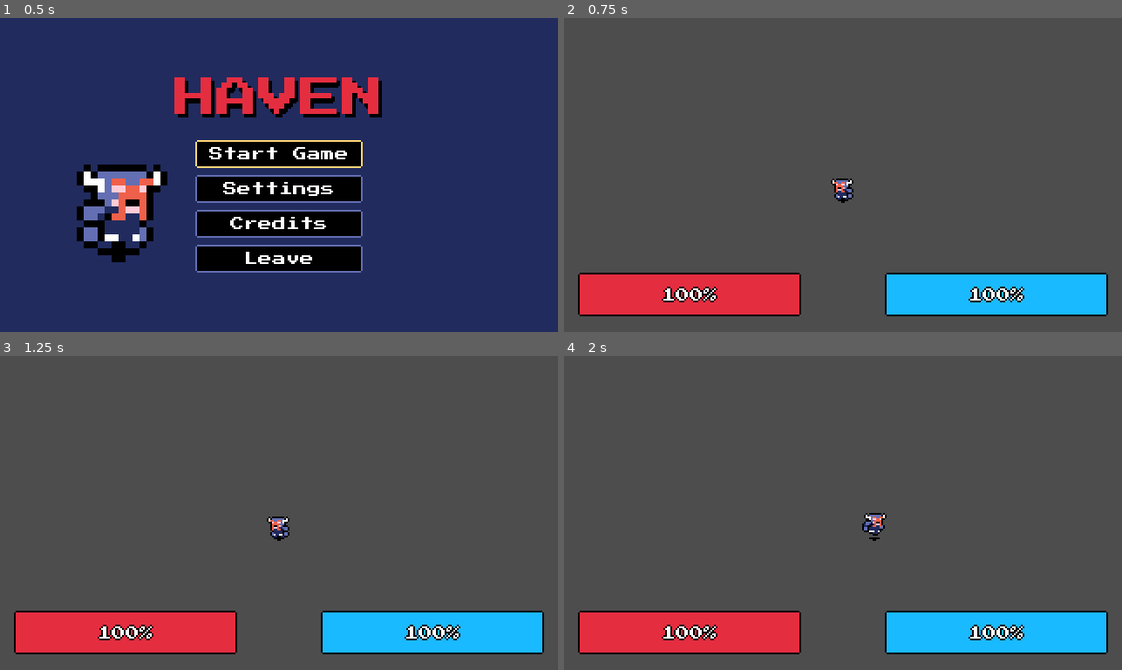
Above: before the commit, frames 1-4 (two rows, left to right).
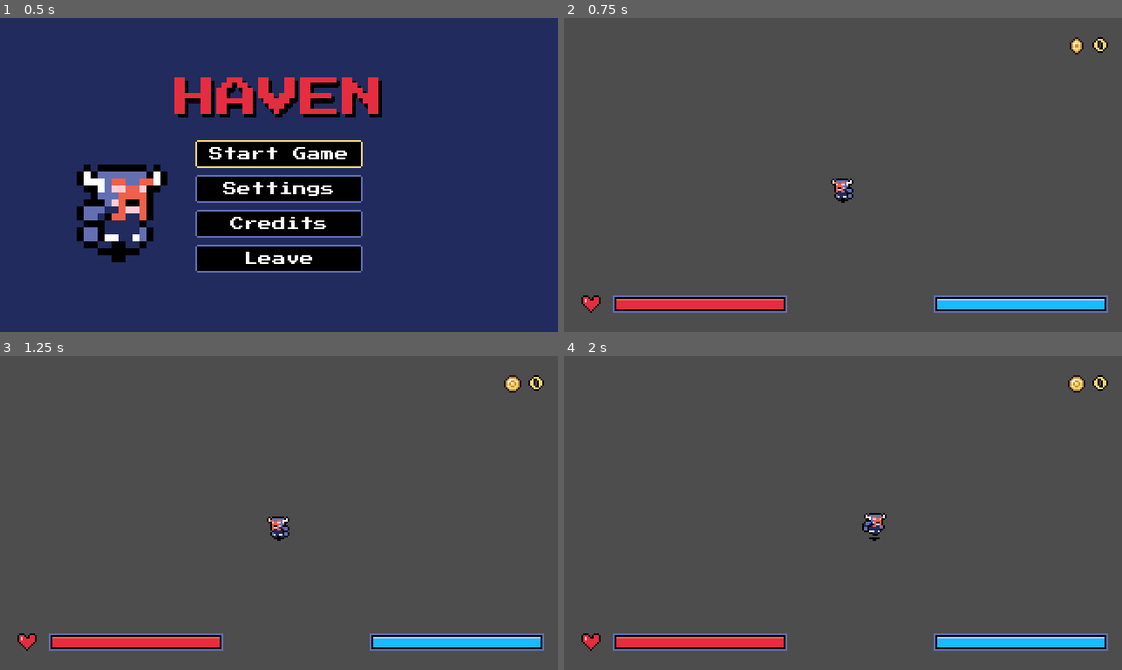
Above: after the commit, the same moments.

Repository: DaEpickid540/haven-2026
Game: Godot game, scene res://Scenes/main_menu.tscn
Two runs of this game, one before a commit and one after it. Both use one fixed random seed, a clock stepped at 60 frames per second and the inputs below.
Inputs:
- Up to frame 1 (0.5 s): no input
- Up to frame 2 (0.75 s): click "Start Game" at 0.5 s
- Up to frame 3 (1.25 s): no input
- Up to frame 4 (2 s): hold Right (right) from 1.28 s (still down); tap X (dash) at 1.35 s

Frame 1 is identical in both runs. In frame 2, 9.5% of the frame differs, in the area x 2-98%, y 6-95%; in frame 3, 9.6%; in frame 4, 9.6%.

Commit message:
Restyle bars
Added dash and health bar
added heart icon

Diff:
--- a/Assets/Fonts/pixel_theme.tres
+++ b/Assets/Fonts/pixel_theme.tres
@@ -136,41 +136,31 @@
 
 [sub_resource type="StyleBoxFlat" id="bar_background"]
 bg_color = Color(0.12941, 0.16863, 0.36863, 1)
-border_width_left = 1
-border_width_top = 1
-border_width_right = 1
-border_width_bottom = 1
-border_color = Color(0, 0, 0, 1)
-corner_radius_top_left = 2
-corner_radius_top_right = 2
-corner_radius_bottom_right = 2
-corner_radius_bottom_left = 2
 anti_aliasing = false
 
 [sub_resource type="StyleBoxFlat" id="bar_fill_health"]
 bg_color = Color(0.89804, 0.17647, 0.25098, 1)
-border_width_left = 1
-border_width_top = 1
-border_width_right = 1
-border_width_bottom = 1
-border_color = Color(0, 0, 0, 1)
-corner_radius_top_left = 2
-corner_radius_top_right = 2
-corner_radius_bottom_right = 2
-corner_radius_bottom_left = 2
+border_width_top = 1
+border_color = Color(0.93725, 0.37647, 0.2902, 1)
 anti_aliasing = false
 
 [sub_resource type="StyleBoxFlat" id="bar_fill_stamina"]
 bg_color = Color(0.09804, 0.72941, 1, 1)
-border_width_left = 1
-border_width_top = 1
-border_width_right = 1
-border_width_bottom = 1
-border_color = Color(0, 0, 0, 1)
-corner_radius_top_left = 2
-corner_radius_top_right = 2
-corner_radius_bottom_right = 2
-corner_radius_bottom_left = 2
+border_width_top = 1
+border_color = Color(0.67843, 0.76863, 1, 1)
+anti_aliasing = false
+
+[sub_resource type="StyleBoxFlat" id="bar_frame"]
+content_margin_left = 2.0
+content_margin_top = 2.0
+content_margin_right = 2.0
+content_margin_bottom = 2.0
+bg_color = Color(0, 0, 0, 1)
+border_width_left = 1
+border_width_top = 1
+border_width_right = 1
+border_width_bottom = 1
+border_color = Color(0.38824, 0.43529, 0.69804, 1)
 anti_aliasing = false
 
 [resource]
@@ -206,6 +196,12 @@
 ProgressBar/styles/fill = SubResource("bar_fill_health")
 StaminaBar/base_type = &"ProgressBar"
 StaminaBar/styles/fill = SubResource("bar_fill_stamina")
+BarFrame/base_type = &"PanelContainer"
+BarFrame/styles/panel = SubResource("bar_frame")
+HudLabel/base_type = &"Label"
+HudLabel/colors/font_color = Color(1, 0.84706, 0.46667, 1)
+HudLabel/colors/font_outline_color = Color(0, 0, 0, 1)
+HudLabel/constants/outline_size = 2
 TitleLabel/base_type = &"Label"
 TitleLabel/colors/font_color = Color(0.89804, 0.17647, 0.25098, 1)
 TitleLabel/colors/font_shadow_color = Color(0, 0, 0, 1)
--- a/Scenes/hud.tscn
+++ b/Scenes/hud.tscn
@@ -1,32 +1,102 @@
 [gd_scene format=3]
+
+[ext_resource type="Script" path="res://Scripts/hud.gd" id="1_hud"]
+[ext_resource type="Texture2D" uid="uid://q1mxo3s0n7bo" path="res://Assets/UI/heart.png" id="2_heart"]
+[ext_resource type="Texture2D" uid="uid://55ua3inv6vtj" path="res://Assets/2D Pixel Dungeon Asset Pack/items and trap_animation/coin/coin_1.png" id="4_coin"]
 
 [node name="Hud" type="CanvasLayer" unique_id=1245555729]
 layer = 1
+script = ExtResource("1_hud")
 
-[node name="Health" type="ProgressBar" parent="." unique_id=927956362]
+[node name="HealthRow" type="HBoxContainer" parent="."]
+anchors_preset = 2
+anchor_top = 1.0
+anchor_bottom = 1.0
+offset_left = 8.0
+offset_top = -24.0
+offset_right = 128.0
+offset_bottom = -8.0
+grow_vertical = 0
+mouse_filter = 2
+theme_override_constants/separation = 4
+
+[node name="HealthIcon" type="TextureRect" parent="HealthRow"]
+custom_minimum_size = Vector2(16, 16)
+layout_mode = 2
+mouse_filter = 2
+texture = ExtResource("2_heart")
+stretch_mode = 3
+
+[node name="HealthFrame" type="PanelContainer" parent="HealthRow"]
+layout_mode = 2
+size_flags_vertical = 4
+mouse_filter = 2
+theme_type_variation = &"BarFrame"
+
+[node name="Health" type="ProgressBar" parent="HealthRow/HealthFrame" unique_id=927956362]
 unique_name_in_owner = true
-anchors_preset = 4
-anchor_top = 0.5
-anchor_bottom = 0.5
-offset_left = 8.0
-offset_top = 56.0
-offset_right = 136.0
-offset_bottom = 81.0
-grow_vertical = 2
+custom_minimum_size = Vector2(96, 6)
+layout_mode = 2
+mouse_filter = 2
 value = 100.0
+show_percentage = false
 
-[node name="Dash" type="ProgressBar" parent="." unique_id=674646581]
+[node name="DashRow" type="HBoxContainer" parent="."]
+anchors_preset = 3
+anchor_left = 1.0
+anchor_top = 1.0
+anchor_right = 1.0
+anchor_bottom = 1.0
+offset_left = -108.0
+offset_top = -24.0
+offset_right = -8.0
+offset_bottom = -8.0
+grow_horizontal = 0
+grow_vertical = 0
+mouse_filter = 2
+theme_override_constants/separation = 4
+alignment = 2
+
+[node name="DashFrame" type="PanelContainer" parent="DashRow"]
+layout_mode = 2
+size_flags_vertical = 4
+mouse_filter = 2
+theme_type_variation = &"BarFrame"
+
+[node name="Dash" type="ProgressBar" parent="DashRow/DashFrame" unique_id=674646581]
 unique_name_in_owner = true
-anchors_preset = 6
-anchor_left = 1.0
-anchor_top = 0.5
-anchor_right = 1.0
-anchor_bottom = 0.5
-offset_left = -136.0
-offset_top = 56.0
-offset_right = -8.0
-offset_bottom = 81.0
-grow_horizontal = 0
-grow_vertical = 2
+custom_minimum_size = Vector2(96, 6)
+layout_mode = 2
+mouse_filter = 2
 theme_type_variation = &"StaminaBar"
 value = 100.0
+fill_mode = 1
+show_percentage = false
+
+[node name="CoinRow" type="HBoxContainer" parent="."]
+anchors_preset = 1
+anchor_left = 1.0
+anchor_right = 1.0
+offset_left = -72.0
+offset_top = 8.0
+offset_right = -8.0
+offset_bottom = 24.0
+grow_horizontal = 0
+mouse_filter = 2
+theme_override_constants/separation = 2
+alignment = 2
+
+[node name="CoinIcon" type="TextureRect" parent="CoinRow"]
+unique_name_in_owner = true
+custom_minimum_size = Vector2(16, 16)
+layout_mode = 2
+mouse_filter = 2
+texture = ExtResource("4_coin")
+stretch_mode = 3
+
+[node name="Coins" type="Label" parent="CoinRow"]
+unique_name_in_owner = true
+layout_mode = 2
+size_flags_vertical = 4
+theme_type_variation = &"HudLabel"
+text = "0"
--- /dev/null
+++ b/Scripts/hud.gd
@@ -0,0 +1,41 @@
+extends CanvasLayer
+## In-game HUD (Scenes/hud.tscn): health bar, dash bar, coin counter.
+## Gameplay code updates it through these functions, e.g. from the player:
+##     $Hud.set_health(hp, max_hp)
+##     $Hud.set_dash(stamina, max_stamina)
+##     $Hud.set_coins(coins)
+## Process mode is Inherit, so the coin animation freezes while paused.
+
+const COIN_FRAMES: Array[Texture2D] = [
+	preload("res://Assets/2D Pixel Dungeon Asset Pack/items and trap_animation/coin/coin_1.png"),
+	preload("res://Assets/2D Pixel Dungeon Asset Pack/items and trap_animation/coin/coin_2.png"),
+	preload("res://Assets/2D Pixel Dungeon Asset Pack/items and trap_animation/coin/coin_3.png"),
+	preload("res://Assets/2D Pixel Dungeon Asset Pack/items and trap_animation/coin/coin_4.png"),
+]
+const COIN_FPS := 6.0
+
+@onready var health_bar: ProgressBar = %Health
+@onready var dash_bar: ProgressBar = %Dash
+@onready var coins_label: Label = %Coins
+@onready var coin_icon: TextureRect = %CoinIcon
+
+var _coin_time := 0.0
+
+
+func set_health(current: float, maximum: float) -> void:
+	health_bar.max_value = maximum
+	health_bar.value = current
+
+
+func set_dash(current: float, maximum: float) -> void:
+	dash_bar.max_value = maximum
+	dash_bar.value = current
+
+
+func set_coins(amount: int) -> void:
+	coins_label.text = str(amount)
+
+
+func _process(delta: float) -> void:
+	_coin_time += delta
+	coin_icon.texture = COIN_FRAMES[int(_coin_time * COIN_FPS) % COIN_FRAMES.size()]
Binary file added: Assets/UI/heart.png
Not shown, added: Assets/UI/heart.png.import
Not shown, added: Scripts/hud.gd.uid
